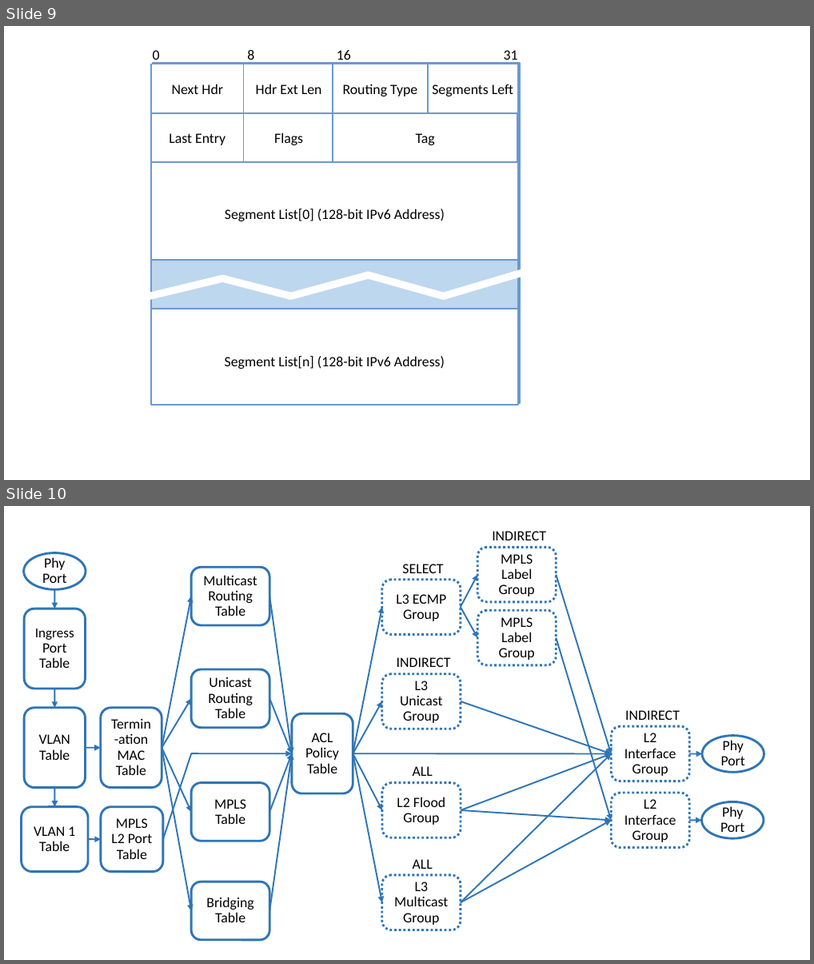
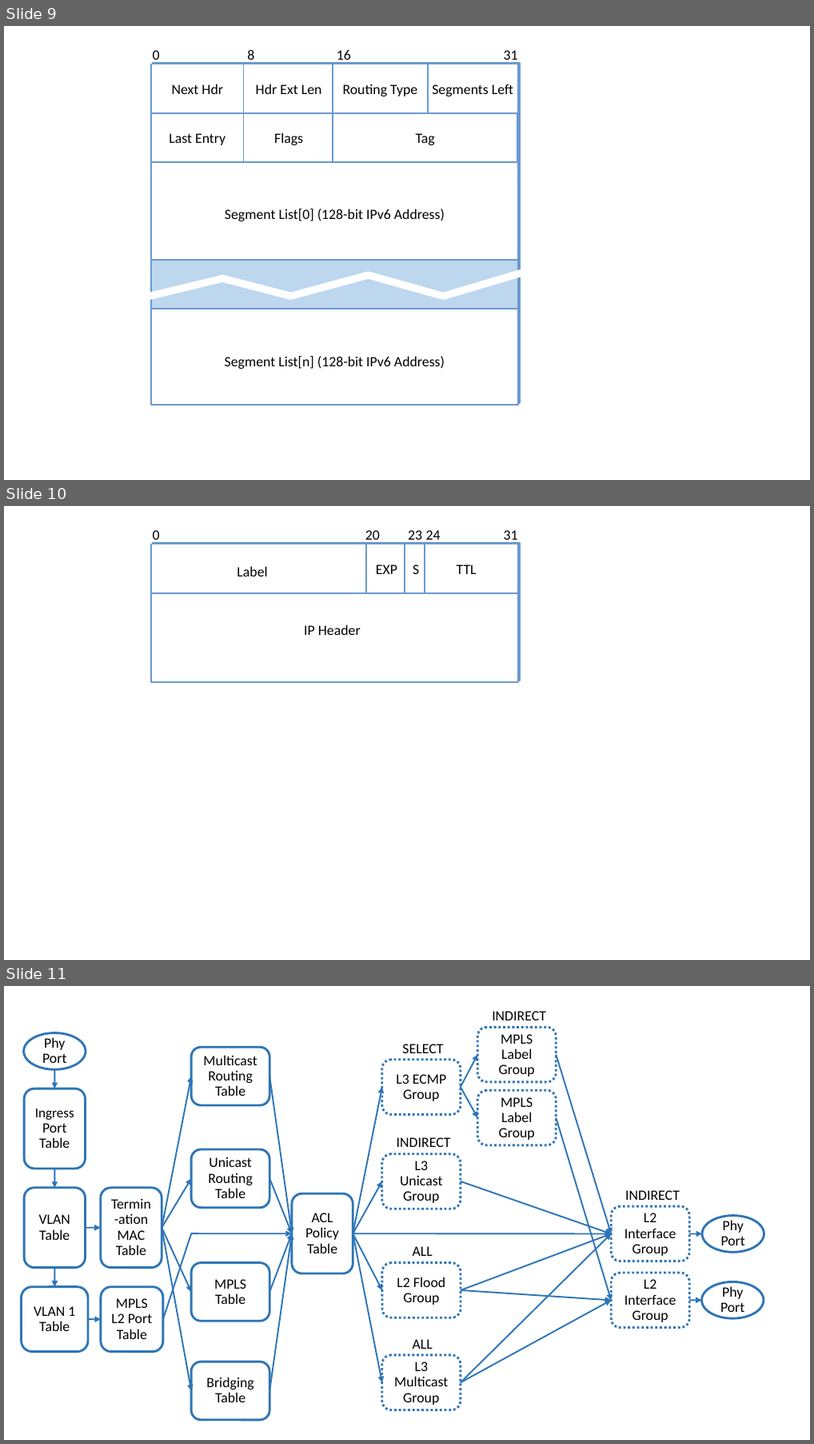
Before and after one commit to SystemsApproach/7E, a slide deck: routing/figures/routing.odp. Shown one above the other, each under a label of ours: slides 9 and 10 before the commit, slides 9, 10 and 11 after it. The pictures are 814x964 and 814x1444 pixels, drawn with LibreOffice and Linux fonts; fonts in the diff are those of the drawing. Boxes give left, top, right and bottom in pixels: in the first picture for what was removed or moved away, otherwise in the second. Text is boxed around its words. In the diff, an @@ line names an element or a change of style, - is before the commit and + after.

```diff
--- a/routing/figures/routing.odp
+++ b/routing/figures/routing.odp
@@ slide 10 added at [4, 506, 810, 960], background #FFFFFF @@
@@ rectangle added at [152, 544, 519, 682], fill #FFFFFF, outline #6A99D0 1.45 pt @@
@@ text added at [153, 530, 160, 544], 14 pt, text #000000 @@
+0
@@ text added at [366, 530, 380, 544], 14 pt, text #000000 @@
+20
@@ rectangle added at [366, 544, 408, 593], fill #FFFFFF, outline #6A99D0 1.45 pt, 14 pt, text #000000 @@
+EXP
@@ rectangle added at [405, 544, 425, 593], fill #FFFFFF, outline #6A99D0 1.45 pt, 14 pt, text #000000 @@
+S
@@ text added at [408, 530, 422, 544], 14 pt, text #000000 @@
+23
@@ text added at [426, 530, 441, 544], 14 pt, text #000000 @@
+24
@@ text added at [504, 530, 518, 544], 14 pt, text #000000 @@
+31
@@ text added at [237, 566, 267, 576], 14 pt, text #000000 @@
+Label
@@ text added at [457, 564, 477, 574], 14 pt, text #000000 @@
+TTL
@@ rectangle added at [152, 593, 519, 682], fill #FFFFFF, outline #6A99D0 1.45 pt @@
@@ text added at [304, 624, 361, 635], 14 pt, text #000000 @@
+IP Header
@@ line added from (222, 759) to (291, 776), #FFFFFF 7.2 pt @@
@@ line added from (291, 776) to (369, 755), #FFFFFF 7.2 pt @@
@@ line added from (369, 755) to (444, 776), #FFFFFF 7.2 pt @@
@@ what was slide 10 is now slide 11 @@
```
Also in this commit, not shown: 4 other files.
